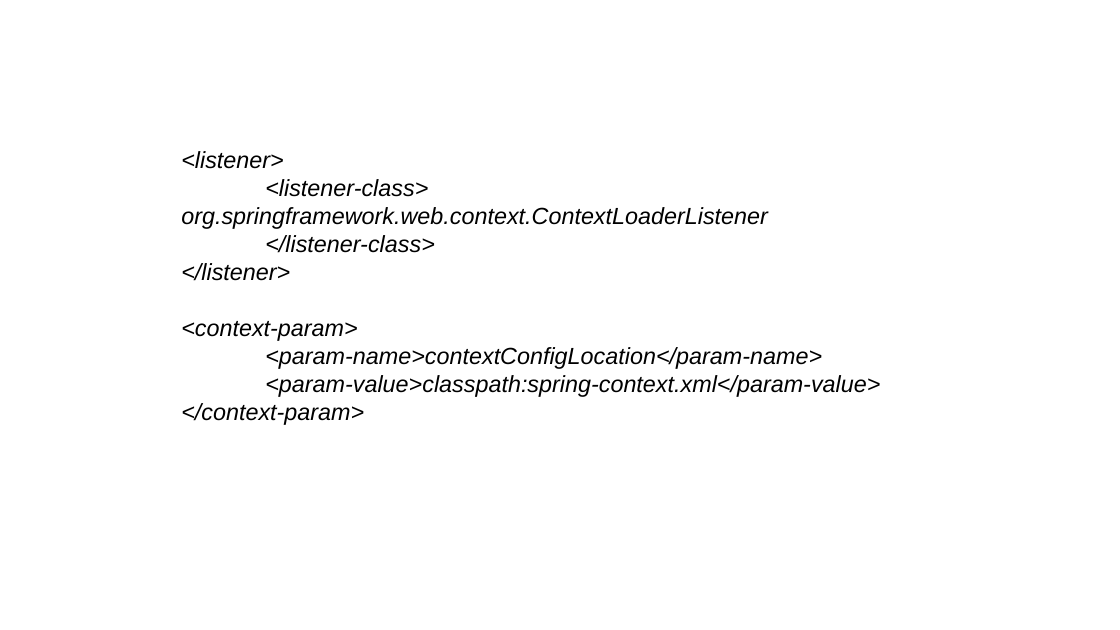
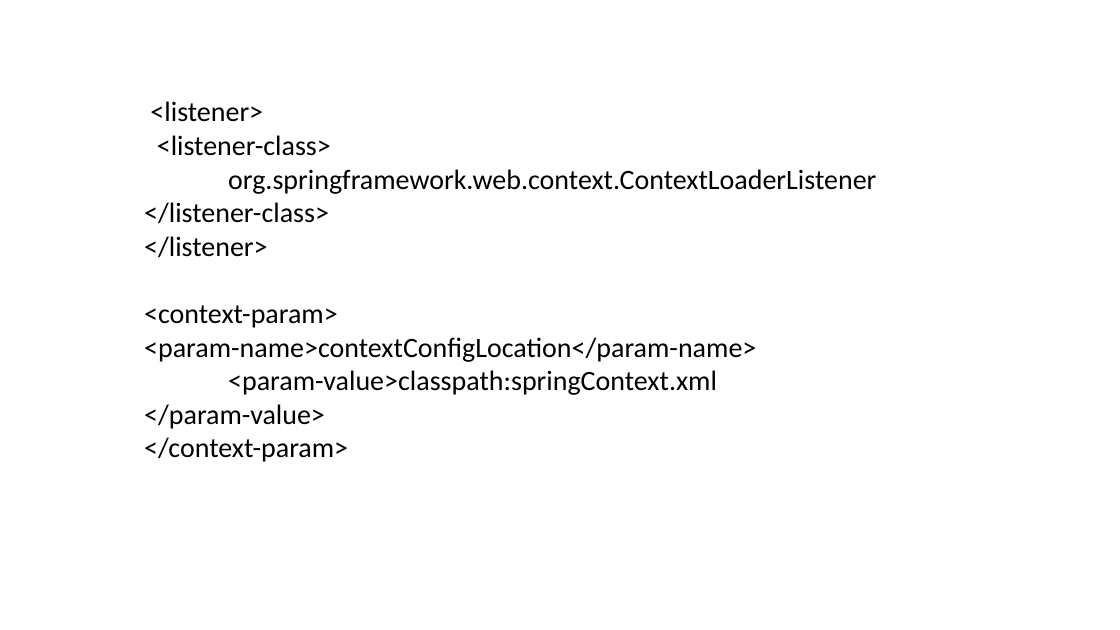
Before and after one commit to elyaakoubi/supportGenieLogiciel2020, a slide deck: slide 5 of MVC - SpringMVC.pptx. Drawn at 1120x630 pixels with LibreOffice and Linux fonts; fonts in the diff are those of the drawing. Boxes give left, top, right and bottom in pixels: in the first picture for what was removed or moved away, otherwise in the second. Text is boxed around its words. In the diff, an @@ line names an element or a change of style, - is before the commit and + after.

```diff
--- a/MVC - SpringMVC.pptx
+++ b/MVC - SpringMVC.pptx
@@ text "<listener>": place and size @@
-text "<listener>" at (181, 151, 880, 425)
+text "<listener>" at (144, 101, 876, 462)
@@ text at (150, 101, 331, 156): text changed; size 20 to 24 pt; font Arial to Calibri; italic off @@
-<listener>
-<listener-class>
+<listener>
+<listener-class>
@@ text at (228, 169, 876, 194): size 20 to 24 pt, font Arial to Calibri, italic off in "org.springframework.web.context.ContextLoaderListener" @@
@@ text at (144, 202, 756, 462): text changed; size 20 to 24 pt; font Arial to Calibri; italic off @@
-</listener-class>
-</listener>
-<context-param>
-<param-name>contextConfigLocation</param-name>
-<param-value>classpath:spring-context.xml</param-value>
-</context-param>
+</listener-class>
+</listener>
+<context-param>
+<param-name>contextConfigLocation</param-name>
+<param-value>classpath:springContext.xml
+</param-value>
+</context-param>
```
Also in this commit, not shown: 2 other files.
